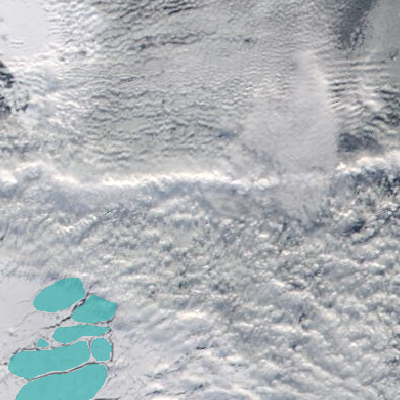
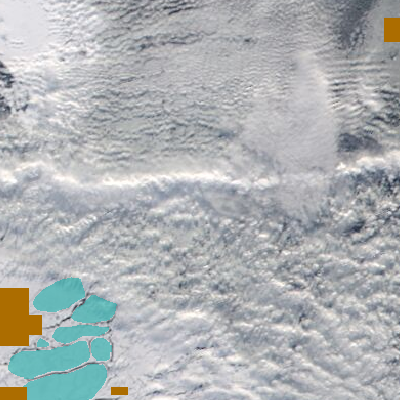
Revision of a layered (400, 400) image; what changed, layer by layer:
added layer "ice samples" (2nd of 2) above "landfast ice" over [0, 18, 400, 400]
